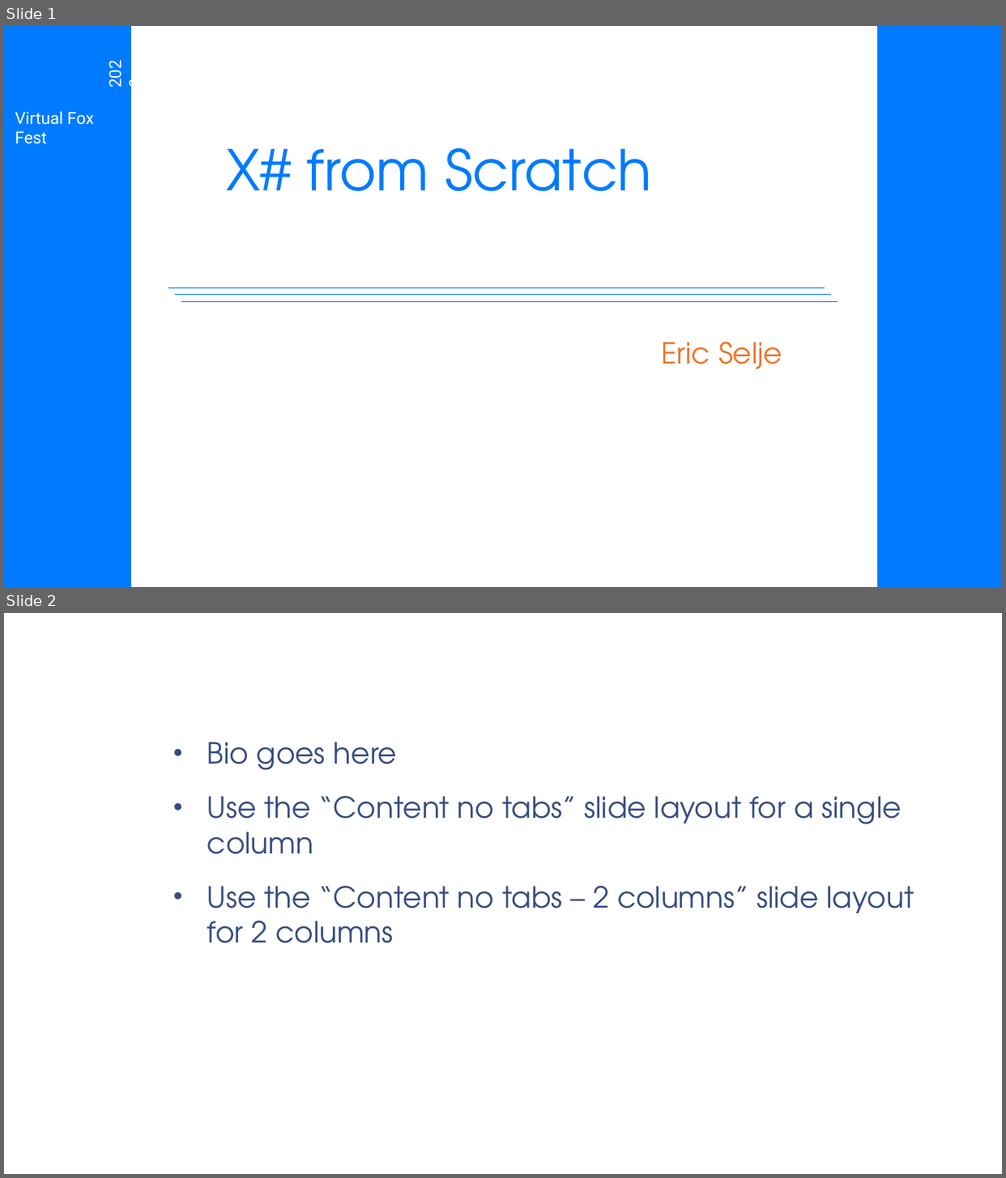
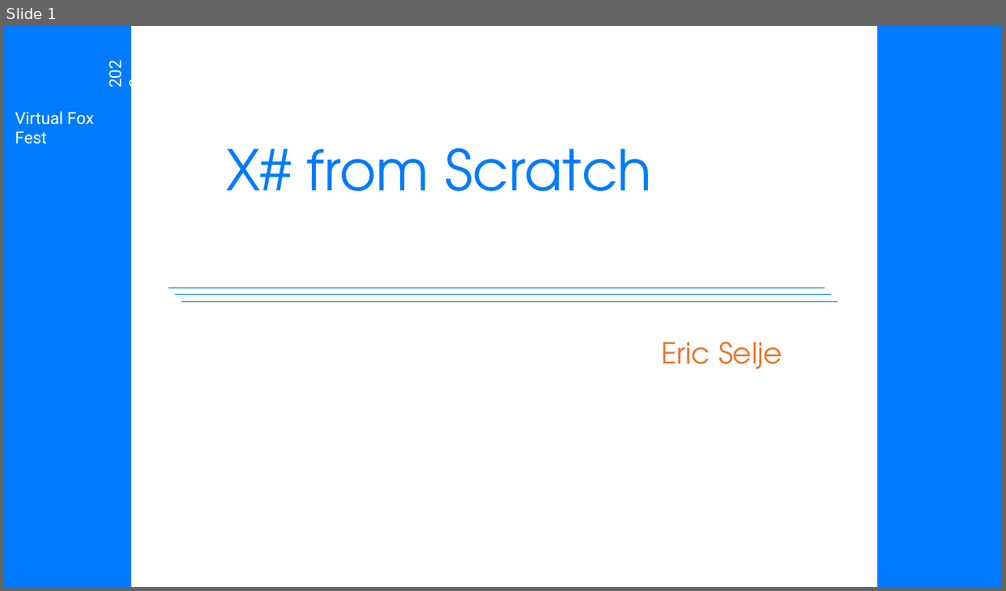
Before and after one commit to eselje/XToDos, a slide deck: Docs/Selje_XSharpFromScratch_Slides.pptx. Shown one above the other, each under a label of ours: slides 1 and 2 before the commit, slide 1 after it. The pictures are 1006x1178 and 1006x591 pixels, drawn with LibreOffice and Linux fonts; fonts in the diff are those of the drawing; background and template pictures are left out. Boxes give left, top, right and bottom in pixels: in the first picture for what was removed or moved away, otherwise in the second. Text is boxed around its words. In the diff, an @@ line names an element or a change of style, - is before the commit and + after.

```diff
--- a/Docs/Selje_XSharpFromScratch_Slides.pptx
+++ b/Docs/Selje_XSharpFromScratch_Slides.pptx
@@ slide 2 removed at bbox=[4, 613, 1002, 1174], background picture (left out) @@
@@ title removed at bbox=[166, 637, 957, 694] @@
-Speaker Name
@@ text removed at bbox=[207, 742, 914, 943] @@
-• Bio goes here
-• Use the “Content no tabs” slide layout for a single column
-• Use the “Content no tabs – 2 columns” slide layout for 2 columns
```
Also in this commit, not shown: 9 slides changed, 9 slides added, 7 other slides removed, 3 other files.
